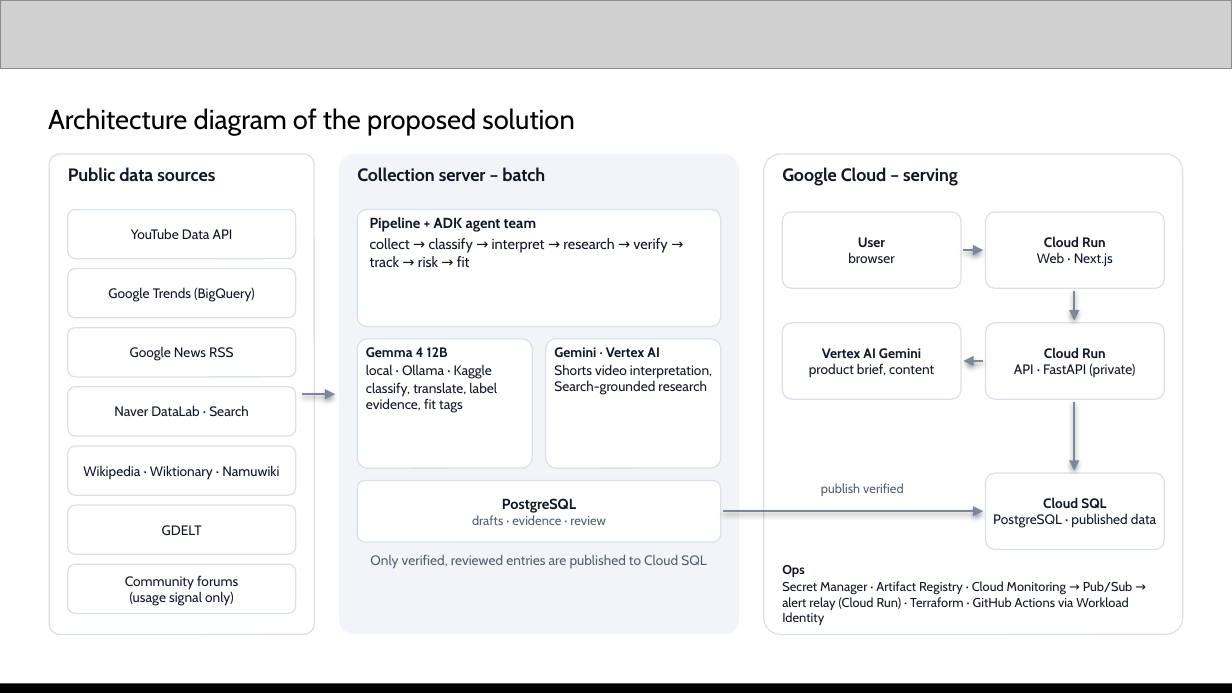
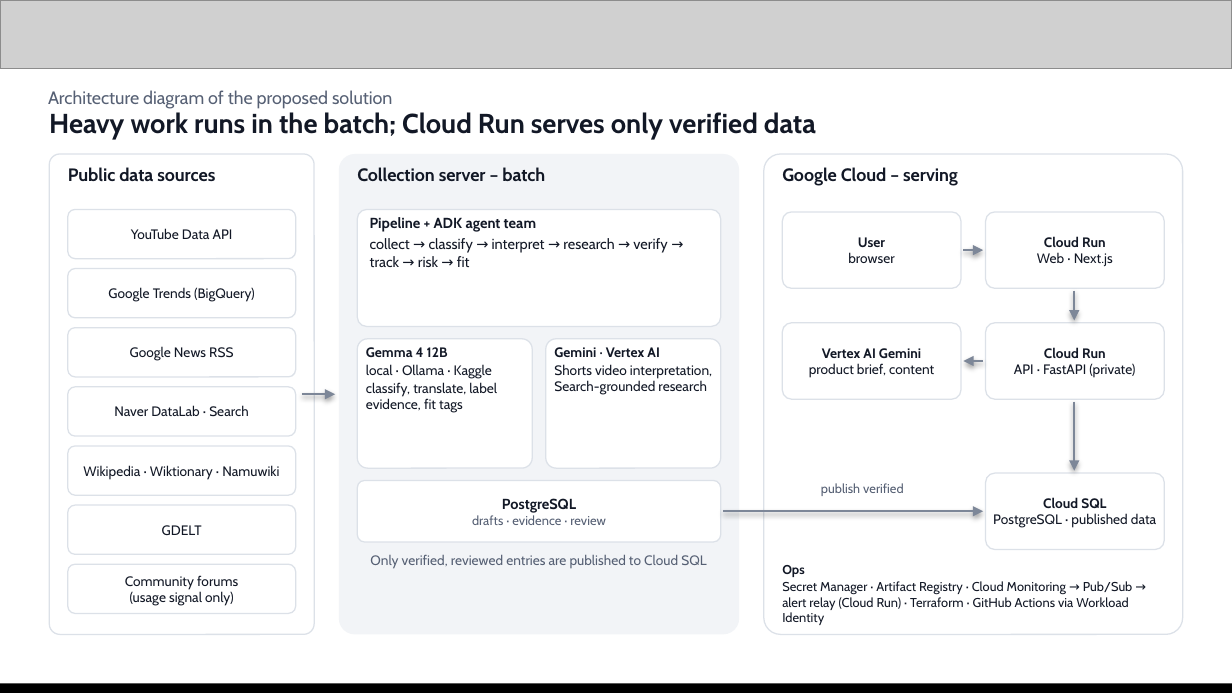
Before and after one commit to Sihyeon-Ji/trend-interpreter, a slide deck: slide 6 of docs/대회/제출/AI-Builder-Cup-제출-초안.pptx. Drawn at 1232x693 pixels with LibreOffice and Linux fonts; fonts in the diff are those of the drawing; grey boxes stand for pictures. Boxes give left, top, right and bottom in pixels: in the first picture for what was removed or moved away, otherwise in the second. Text is boxed around its words. In the diff, an @@ line names an element or a change of style, - is before the commit and + after.

```diff
--- a/docs/대회/제출/AI-Builder-Cup-제출-초안.pptx
+++ b/docs/대회/제출/AI-Builder-Cup-제출-초안.pptx
@@ text "Architecture diagram of the proposed ...": place and size @@
-text "Architecture diagram of the proposed ..." at (48,108,574,135)
+text "Architecture diagram of the proposed ..." at (48,90,392,109)
@@ text "Architecture diagram of the proposed ..." at (48,90,392,109): size 16 to 10.5 pt, text colour none to #566074 @@
@@ text added at (49,112,816,139), 16 pt, text #121826, bold @@
+Heavy work runs in the batch; Cloud Run serves only verified data
```
Also in this commit, not shown: 10 other slides changed, 3 slides added, 13 other files.
